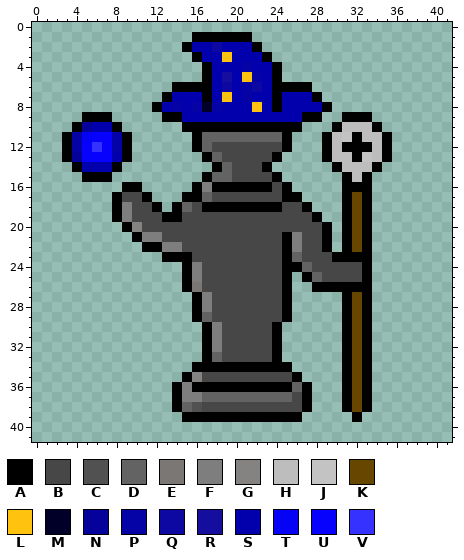
File history of a pixel-art sprite, Code/assets/sprites/Pieces/Pieces Modified/Black_Mage2.png. Above is the file before it was changed.
The file is 42x42 pixels. Colours within 5 levels of each other are drawn and written as one.
Palette (. is transparent): A #000000  B #474747  C #515151  D #646364  E #7a7775  F #7e7e7e  G #848382  H #bdbdbd  J #c3c3c3  K #674700  L #ffc20e  M #010029  N #05029c  P #0502a6  Q #0d08a2  R #140d9e  S #0100ac  T #0602f5  U #0602fe  V #3531ff
Pixels before, first column x 3:
 1 .............AAAAAA..............
 2 ............ASSQSSSA.............
 3 .............ASSLSSSA............
 4 ..............ASSSPSSA...........
 5 ..............ASRSLPSA...........
 6 ...........AAAASQSPQSAAAA........
 7 ..........ASSSASLSPSSASSSA.......
 8 .........ASPSPMPSSSLSASSSSA......
 9 ..AAA.....AASSSSSSSSSSSSAA..AAA..
10 .ANSSA......AAAAAAAAAAAA...AHHHA.
11 APTUUPA......ADDDDDDDDA...AHJAHHA
12 APUVUPA......ADBBBBBBBA...AHAAAHA
13 ANUUUSA.......ADBBBBBA....AHHAJHA
14 .ASSSA.........ADBBBA......AHHHA.
15 ..AAA.........ADDBBBBA......AHA..
16 ......AA.....AFAAAAAABA.....AAA..
17 .....ABBA...AADBBBBBBBAA....AKA..
18 .....AFBBA.ADBAAAAAAAABBA...AKA..
19 .....AFBBBAABBBBBBBBBBBBBA..AKA..
20 ......AGBBBBBBBBBBBBBBBBBBA.AKA..
21 .......AFFBBBBBBBBBBBBAFBBA.AKA..
22 ........AAFFBBBBBBBBBBAFBBA.AKA..
23 ..........AAABBBBBBBBBADBBBAAAA..
24 ............AFBBBBBBBBAADBBBBBA..
25 ............AFBBBBBBBBA.ADBBBBA..
26 ............AEBBBBBBBBA..AAAAAA..
27 .............AFBBBBBBBA.....AKA..
28 .............AFBBBBBBBA.....AKA..
29 .............ADBBBBBBBA.....AKA..
30 ..............AFBBBBBA......AKA..
31 ..............AFBBBBBA......AKA..
32 ..............AFBBBBBA......AKA..
33 ..............ADBBBBBA......AKA..
34 .............AAAAAAAAAA.....AKA..
35 ............AGBBBBBBBBBA....AKA..
36 ...........AFAAAAAAAAAADA...AKA..
37 ...........AFFDDDDDDDDDBA...AKA..
38 ...........ADCBBBBBBBBBBA...AKA..
39 ............AAAAAAAAAAAA.....A...
New version:
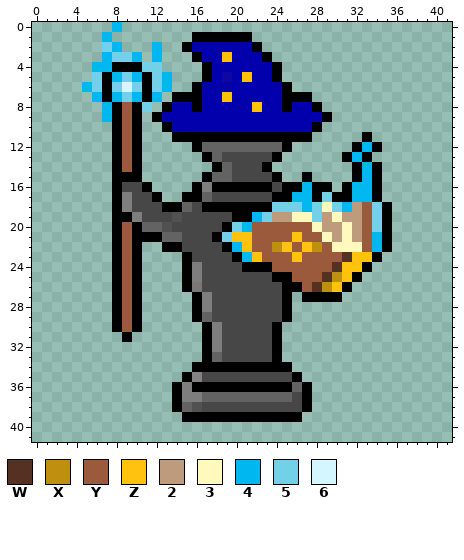
Colours new in this view: W #543122  X #bf900f  Y #9c5a3c  Z #ffc20e  2 #bf9b7e  3 #fff9bd  4 #00b7ef  5 #72d0e8  6 #d4f6ff
From old to new:
colour L: #ffc20e -> #ffc200
Changed rows in their new state; - is a pixel that keeps its letter.
first column x 3:
 0 -----4---------------------------
 1 ----4----------------------------
 2 ----54---4-----S-----------------
 3 ----4554-4-----------------------
 4 ---44AAA55--------S--------------
 5 ---5A454A54-----Q--S-------------
 6 --45A565A54..-S-P-SS-S-..--------
 7 ---4A454A4.AAAS---S--SAAA.-------
 8 ----4AYA5.AS-ASS-----SA--A.------
 9 --..4AYA-ASS------------SSA-...--
10 -....-YA--ASSSSSSSSSSSSSSA-.....-
11 .....AYA---AA-AAAAAAAA-AA-....A..
12 .....AYA-------DDDDDDD----...-4A.
13 .....AYA------------------..A4A..
14 -....-YA-------------------..A4--
15 --...AAA----------------A---.A4A-
16 -----ABBA--------------A4AA--44A-
17 ------F-BA-----------A-44A5A-44A-
18 ---------BA----------555453542Y5A
19 ------AF--BC-----AA45223352322Y5A
20 -----AYADDC-----A54YYYYYY32232Y5A
21 -----AY-AADD---A5ZZYYYYZYY3232Y4A
22 -----AYA..AA----A4ZYYXZYZXY333Y4A
23 -----AYA--..-----A4ZYYYZYYYYWZZA-
24 -----AYA----------AAAYYYYYYWZZ---
25 -----AYA-------------A-YYYWXZA.--
26 -----AYA---------------AYWXZ-..--
27 -----AYA----------------AAAA...--
28 -----AYA--------------------...--
29 -----AYA--------------------...--
30 -----AYA--------------------...--
31 ------A---------------------...--
32 ----------------------------...--
33 ----------------------------...--
34 ----------------------------...--
35 ----------------------------...--
36 ----------------------------...--
37 ----------------------------...--
38 ----------------------------...--
39 -----------------------------.---
Changed places in both pictures, as pixel boxes (x1, y1, x2, y2):
changed: (62, 22, 392, 422)
